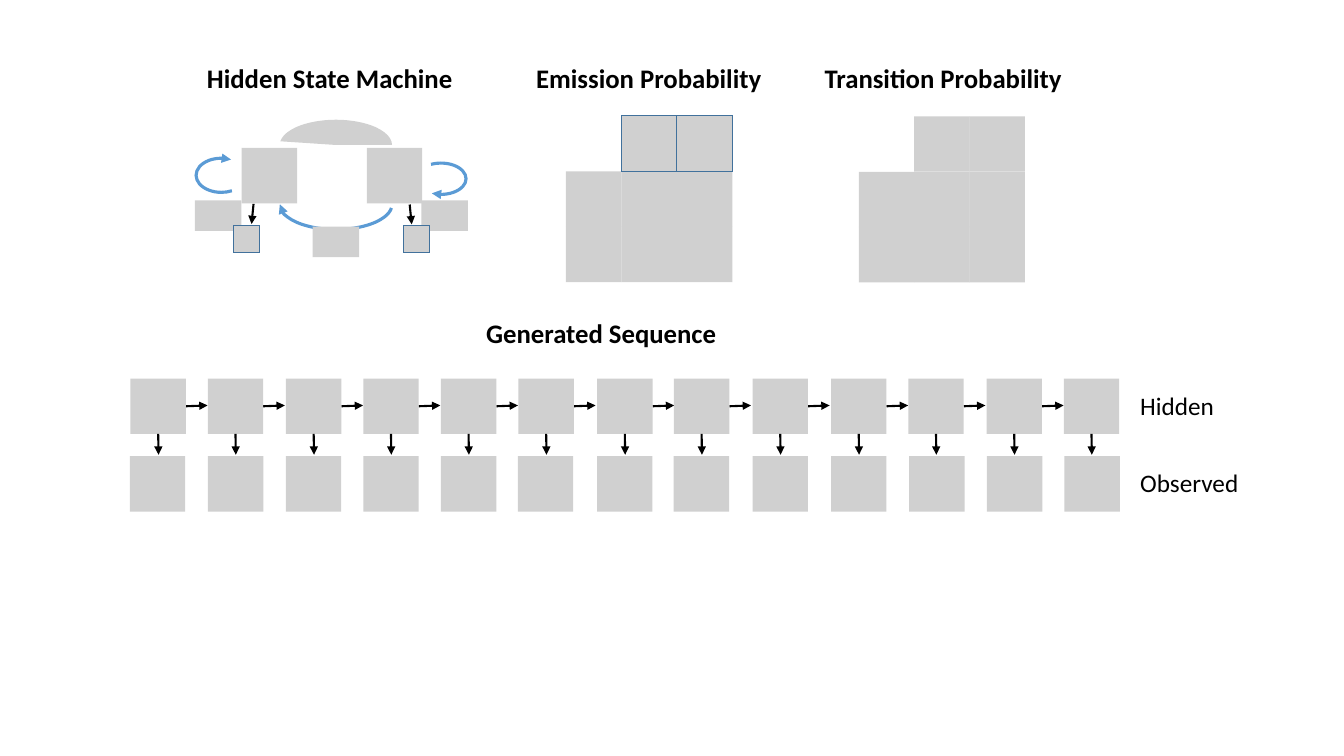
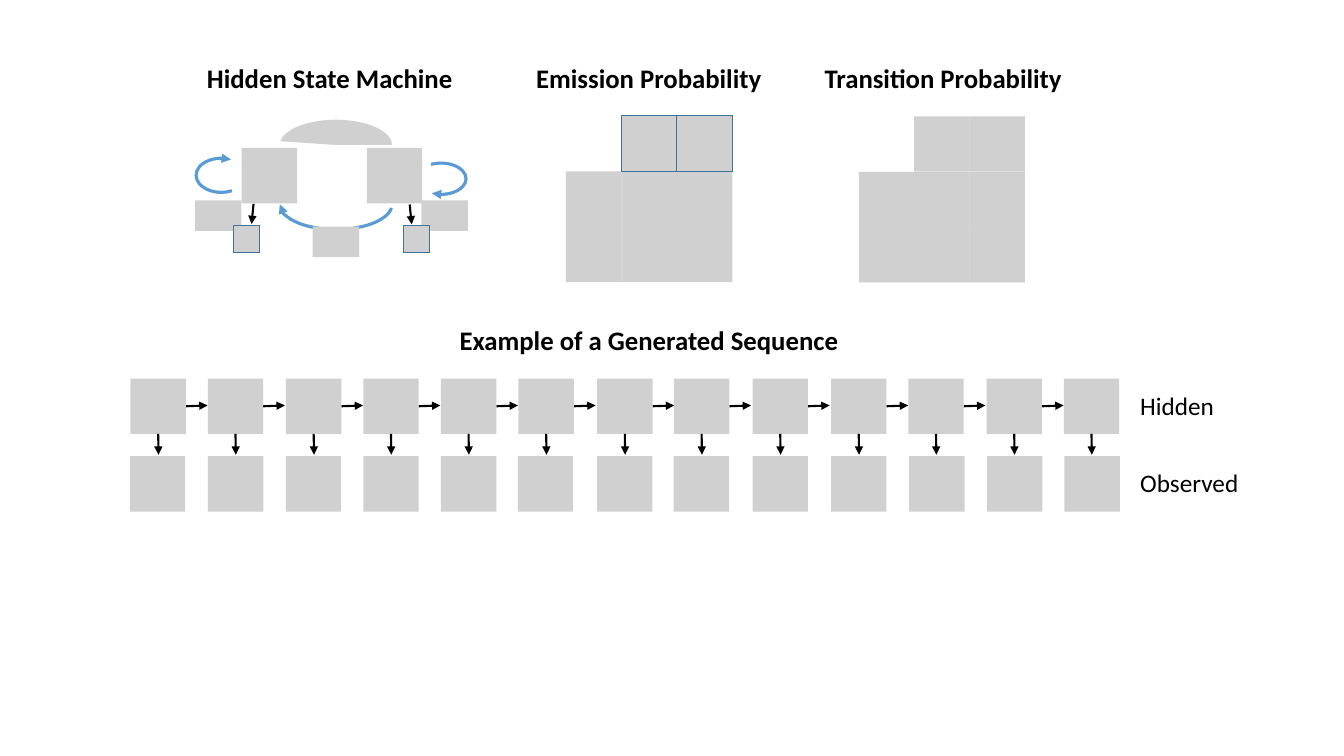
Before and after one commit to David-Taub/HOP-HMM, a slide deck: slide 6 of Help/Figures.pptx. Drawn at 1344x756 pixels with LibreOffice and Linux fonts; fonts in the diff are those of the drawing; grey boxes stand for pictures. Boxes give left, top, right and bottom in pixels: in the first picture for what was removed or moved away, otherwise in the second. Text is boxed around its words. In the diff, an @@ line names an element or a change of style, - is before the commit and + after.

```diff
--- a/Help/Figures.pptx
+++ b/Help/Figures.pptx
@@ text at [460, 331, 838, 355]: text changed @@
-Generated Sequence
+Example of a Generated Sequence
```
Also in this commit, not shown: 1 other slide changed, 2 other files.
